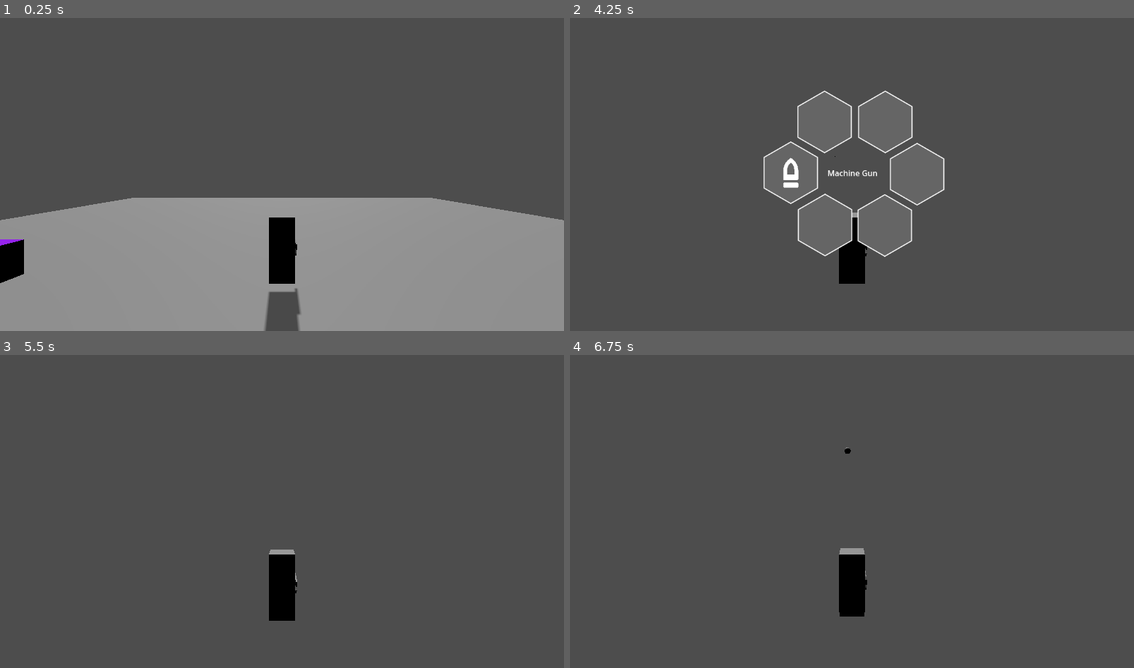
Above: before the commit, frames 1-4 (two rows, left to right).
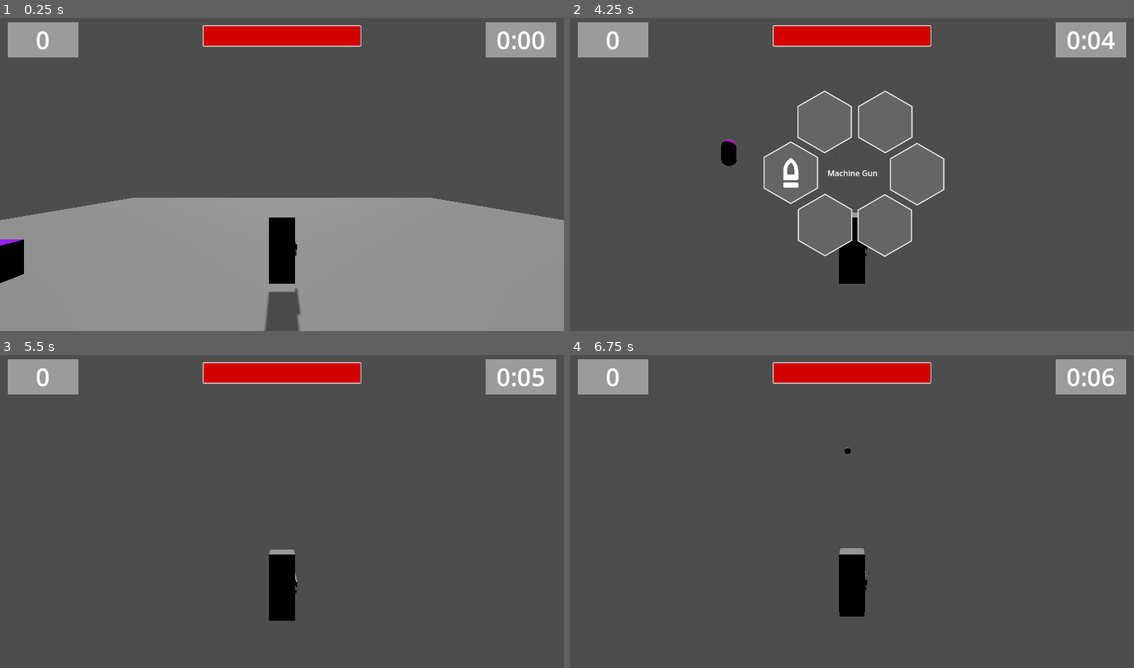
Above: after the commit, the same moments.

Repository: sarisman84/BrackeysGJ2024.2
Game: Godot game, scene res://Level/s_player_test.tscn
The game is run twice, just before and just after one commit, with the same random seed, the same clock (stepped at 60 frames per second) and the same inputs. The project has no main scene, so this scene is started directly.
Inputs (mouse positions are in pixels of both pictures, inside the frame that each line leads up to):
- Up to frame 1 (0.25 s): no input
- Up to frame 2 (4.25 s): move the mouse to (880, 171) at 0.52 s; hold F (interact) 0.53-1.28 s; hold W (move_forward) 0.53-3.5 s; tap Space (jump) at 0.77, 1.52, 3.02 s; move the mouse to (823, 174) at 1.27 s; click (823, 174) at 1.35 s; move the mouse to (863, 168) at 2.02 s; tap Q (weapon_select) at 2.1 s; move the mouse to (823, 237) at 2.77 s; tap F (interact) at 2.85 s; click (789, 171) at 3.5 s
- Up to frame 3 (5.5 s): move the mouse to (451, 558) at 4.27 s; press the mouse at (451, 558) at 4.28 s; hold A (move_left) from 4.28 s (still down); tap Space (jump) at 4.52, 5.27 s; move the mouse to (112, 461) at 5.02 s; release the mouse at (112, 461) at 5.03 s; tap Q (weapon_select) at 5.1 s
- Up to frame 4 (6.75 s): tap Enter at 5.75 s; move the mouse to (857, 508) at 5.77 s; release A (move_left) at 5.78 s; hold W (move_forward) 5.78-6.53 s; hold F (interact) 5.78-6.53 s; tap Space (jump) at 6.5 s; move the mouse to (829, 502) at 6.52 s; hold D (move_right) from 6.53 s (still down); click (829, 502) at 6.6 s

The runs differ from the first frame. In frame 1, 4.8% of the frame differs, in the area x 1-99%, y 1-13%; in frame 2, 5.0%, in the area x 1-99%, y 1-48%; in frame 3, 4.8%; in frame 4, 4.8%.
Error in both runs: Invalid assignment of property or key 'selected_weapon_index' with value of type 'int' on a base object of type 'Node3D (WeaponManager)'. (res://Player/Scripts…

Commit message:
Enemies spawn money during death

Diff:
--- a/Enemies/Scenes/basic_enemy.tscn
+++ b/Enemies/Scenes/basic_enemy.tscn
@@ -14,8 +14,10 @@
 
 [node name="basic_enemy" type="CharacterBody3D"]
 collision_layer = 2
-collision_mask = 7
+collision_mask = 5
 script = ExtResource("1_1th7j")
+money_amount = 3
+money_value = 10
 
 [node name="collision" type="CollisionShape3D" parent="."]
 shape = SubResource("CapsuleShape3D_t180b")
@@ -24,6 +26,11 @@
 mesh = SubResource("CapsuleMesh_g6tmt")
 
 [node name="health_manager" parent="." instance=ExtResource("2_ufrkp")]
+collision_layer = 2
+collision_mask = 0
+max_health = 10
 
 [node name="meele_attack" parent="." instance=ExtResource("3_knfvv")]
 transform = Transform3D(1, 0, 0, 0, 1, 0, 0, 0, 1, 0, 0, 0.988145)
+
+[connection signal="on_death" from="health_manager" to="." method="_on_health_manager_on_death"]
--- a/Enemies/Scenes/flying_enemy.tscn
+++ b/Enemies/Scenes/flying_enemy.tscn
@@ -18,6 +18,8 @@
 collision_layer = 2
 collision_mask = 7
 script = ExtResource("1_7tov3")
+money_amount = 2
+money_value = 14
 
 [node name="collision" type="CollisionShape3D" parent="."]
 shape = SubResource("CapsuleShape3D_2aftr")
@@ -26,6 +28,9 @@
 mesh = SubResource("CapsuleMesh_k1ryd")
 
 [node name="health_manager" parent="." instance=ExtResource("2_0duqf")]
+max_health = 12
 
 [node name="meele_attack" parent="." instance=ExtResource("3_54dyb")]
 transform = Transform3D(1, 0, 0, 0, 1, 0, 0, 0, 1, 0, 0, 0.988145)
+
+[connection signal="on_death" from="health_manager" to="." method="_on_health_manager_on_death"]
--- a/Enemies/Scenes/shooting_enemy.tscn
+++ b/Enemies/Scenes/shooting_enemy.tscn
@@ -15,6 +15,8 @@
 collision_layer = 2
 collision_mask = 7
 script = ExtResource("1_2ecym")
+money_amount = 4
+money_value = 15
 
 [node name="collision" type="CollisionShape3D" parent="."]
 shape = SubResource("CapsuleShape3D_5f3dy")
@@ -23,3 +25,6 @@
 mesh = SubResource("CapsuleMesh_ob6p4")
 
 [node name="health_manager" parent="." instance=ExtResource("2_b4uvf")]
+max_health = 15
+
+[connection signal="on_death" from="health_manager" to="." method="_on_health_manager_on_death"]
--- a/Enemies/Scripts/basic_enemy.gd
+++ b/Enemies/Scripts/basic_enemy.gd
@@ -1,7 +1,14 @@
 extends CharacterBody3D
 
-@export var m_speed : int = 10
+@export var m_speed : int = 4
 var m_gravity = ProjectSettings.get_setting("physics/3d/default_gravity")
+
+@export var money_amount : int
+@export var money_value : int
+
+func _ready() -> void:
+	await get_tree().create_timer(5).timeout
+	_on_health_manager_on_death()
 
 func _physics_process(delta: float) -> void:
 	var m_position_diff = Global.player_coords - position
@@ -14,3 +21,7 @@
 		velocity.y -= m_gravity * delta
 
 	move_and_slide()
+
+func _on_health_manager_on_death() -> void:
+	Global.spawn_money(position, money_amount, money_value)
+	queue_free()
--- a/Enemies/Scripts/flying_enemy.gd
+++ b/Enemies/Scripts/flying_enemy.gd
@@ -1,6 +1,9 @@
 extends CharacterBody3D
 
-@export var m_speed : int = 6
+@export var m_speed : int = 4
+
+@export var money_amount : int
+@export var money_value : int
 
 func _physics_process(_delta: float) -> void:
 	var m_position_diff = Global.player_coords - position
@@ -8,3 +11,7 @@
 	velocity = m_position_diff
 
 	move_and_slide()
+
+func _on_health_manager_on_death() -> void:
+	Global.spawn_money(position, money_amount, money_value)
+	queue_free()
--- a/Enemies/Scripts/shooting_enemy.gd
+++ b/Enemies/Scripts/shooting_enemy.gd
@@ -3,6 +3,9 @@
 @export var m_speed : int = 4
 @export var m_shooting_distance : int = 8
 var m_gravity = ProjectSettings.get_setting("physics/3d/default_gravity")
+
+@export var money_amount : int
+@export var money_value : int
 
 func _physics_process(delta: float) -> void:
 	var m_position_diff = Global.player_coords - position
@@ -20,3 +23,7 @@
 		velocity.y -= m_gravity * delta
 
 	move_and_slide()
+
+func _on_health_manager_on_death() -> void:
+	Global.spawn_money(position, money_amount, money_value)
+	queue_free()
--- a/Global/global.gd
+++ b/Global/global.gd
@@ -3,6 +3,22 @@
 var player_coords : Vector3 = Vector3.ZERO
 var time_elapsed = 0.0
 var player_at_shop = false
+var player_money = 0
+
+var money_scene = preload("res://Interactables/Scenes/money.tscn")
 
 func _process(delta: float) -> void:
 	time_elapsed += delta
+
+func spawn_money(position, money_number, money_value):
+	for i in money_number:
+		var instance = money_scene.instantiate()
+		instance.value = money_value
+		instance.position = position
+		instance.linear_velocity = velocity_randomize()
+		get_tree().root.add_child(instance)
+
+func velocity_randomize() -> Vector3:
+	var output = Vector3(randf_range(-1, 1), randf_range(-1, 1), randf_range(-1, 1))
+	output = output.normalized() * randf() * 3
+	return output
--- /dev/null
+++ b/Interactables/Scenes/money.tscn
@@ -0,0 +1,37 @@
+[gd_scene load_steps=6 format=3 uid="uid://35qa7q7figgm"]
+
+[ext_resource type="Script" path="res://Interactables/Scripts/money.gd" id="1_88620"]
+
+[sub_resource type="BoxShape3D" id="BoxShape3D_oxsbn"]
+size = Vector3(0.2, 0.2, 0.2)
+
+[sub_resource type="StandardMaterial3D" id="StandardMaterial3D_omq4f"]
+albedo_color = Color(1, 0.843137, 0, 1)
+
+[sub_resource type="SphereMesh" id="SphereMesh_s4g2y"]
+material = SubResource("StandardMaterial3D_omq4f")
+radius = 0.1
+height = 0.2
+
+[sub_resource type="BoxShape3D" id="BoxShape3D_8mfd3"]
+size = Vector3(0.5, 0.5, 0.5)
+
+[node name="Money" type="RigidBody3D"]
+collision_layer = 16
+gravity_scale = 0.5
+script = ExtResource("1_88620")
+
+[node name="CollisionShape3D" type="CollisionShape3D" parent="."]
+shape = SubResource("BoxShape3D_oxsbn")
+
+[node name="MeshInstance3D" type="MeshInstance3D" parent="."]
+mesh = SubResource("SphereMesh_s4g2y")
+
+[node name="Area3D" type="Area3D" parent="."]
+collision_layer = 16
+collision_mask = 4
+
+[node name="CollisionShape3D" type="CollisionShape3D" parent="Area3D"]
+shape = SubResource("BoxShape3D_8mfd3")
+
+[connection signal="body_entered" from="Area3D" to="." method="_on_area_3d_body_entered"]
--- /dev/null
+++ b/Interactables/Scripts/money.gd
@@ -0,0 +1,8 @@
+extends RigidBody3D
+
+var value = 0
+
+func _on_area_3d_body_entered(body: Node3D) -> void:
+	if body.is_in_group("Player"):
+		Global.player_money += value
+		queue_free()
--- a/Level/s_player_test.tscn
+++ b/Level/s_player_test.tscn
@@ -7,6 +7,7 @@
 [ext_resource type="PackedScene" uid="uid://dxcxm2wvtq7fp" path="res://Enemies/Scenes/basic_enemy.tscn" id="5_jxkdm"]
 [ext_resource type="PackedScene" uid="uid://dbhpk13ktqxn5" path="res://Enemies/Scenes/flying_enemy.tscn" id="6_seycy"]
 [ext_resource type="PackedScene" uid="uid://cjhnfiv3kdyek" path="res://Enemies/Scenes/shooting_enemy.tscn" id="7_o4a2m"]
+[ext_resource type="PackedScene" uid="uid://bqjis4gwh32fn" path="res://UI/Scenes/main_ui.tscn" id="8_3st87"]
 
 [node name="PlayerTest" type="Node"]
 
@@ -65,5 +66,7 @@
 wait_time = 10.0
 one_shot = true
 
+[node name="main_ui" parent="." instance=ExtResource("8_3st87")]
+
 [connection signal="timeout" from="enemy_spawner/wave_timer" to="enemy_spawner" method="_on_timer_timeout"]
 [connection signal="timeout" from="enemy_spawner/downtime_timer" to="enemy_spawner" method="_on_timer_timeout"]
--- a/Powerups/Scenes/powerup_template.tscn
+++ b/Powerups/Scenes/powerup_template.tscn
@@ -15,6 +15,7 @@
 
 [node name="powerup_template" type="RigidBody3D"]
 collision_layer = 8
+collision_mask = 5
 script = ExtResource("1_5x52h")
 
 [node name="area" type="Area3D" parent="."]
--- a/UI/Scenes/main_ui.tscn
+++ b/UI/Scenes/main_ui.tscn
@@ -64,7 +64,8 @@
 grow_horizontal = 2
 grow_vertical = 2
 theme_override_font_sizes/font_size = 50
-text = "100"
+text = "0
+"
 horizontal_alignment = 1
 vertical_alignment = 1
 
--- a/UI/Scripts/main_ui.gd
+++ b/UI/Scripts/main_ui.gd
@@ -17,3 +17,5 @@
 	var minutes = int(Global.time_elapsed) / 60
 	var seconds = int(Global.time_elapsed) % 60
 	m_timer_label.text = "%d:%02d" % [minutes, seconds]
+
+	m_coin_label.text = str(Global.player_money)
--- a/Weapons/Ammo/p_ammo_pickup.tscn
+++ b/Weapons/Ammo/p_ammo_pickup.tscn
@@ -7,6 +7,8 @@
 [sub_resource type="BoxMesh" id="BoxMesh_6jpxd"]
 
 [node name="ammo_pickup" type="Area3D"]
+collision_layer = 8
+collision_mask = 5
 script = ExtResource("1_4tmor")
 ammo_type = "machine_gun"
 
--- a/project.godot
+++ b/project.godot
@@ -77,6 +77,7 @@
 3d_physics/layer_2="Enemies"
 3d_physics/layer_3="Player"
 3d_physics/layer_4="Powerups"
+3d_physics/layer_5="Money"
 
 [rendering]
 
Not shown: 1 places in Level/s_player_test.tscn that only renumber resources
